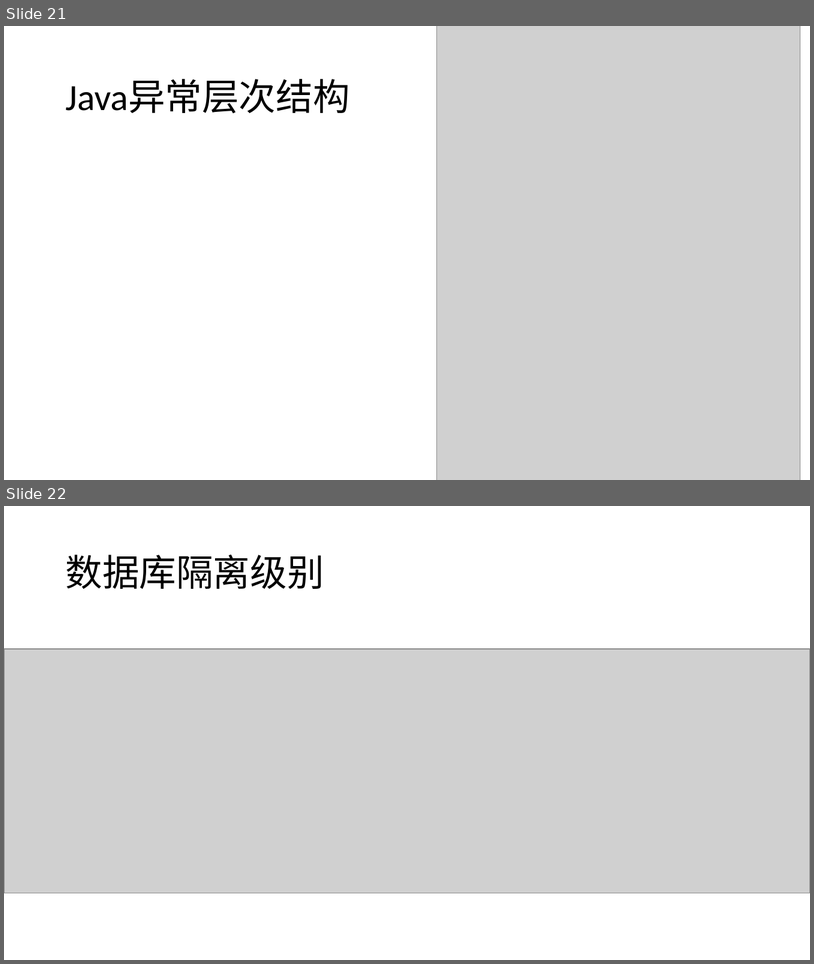
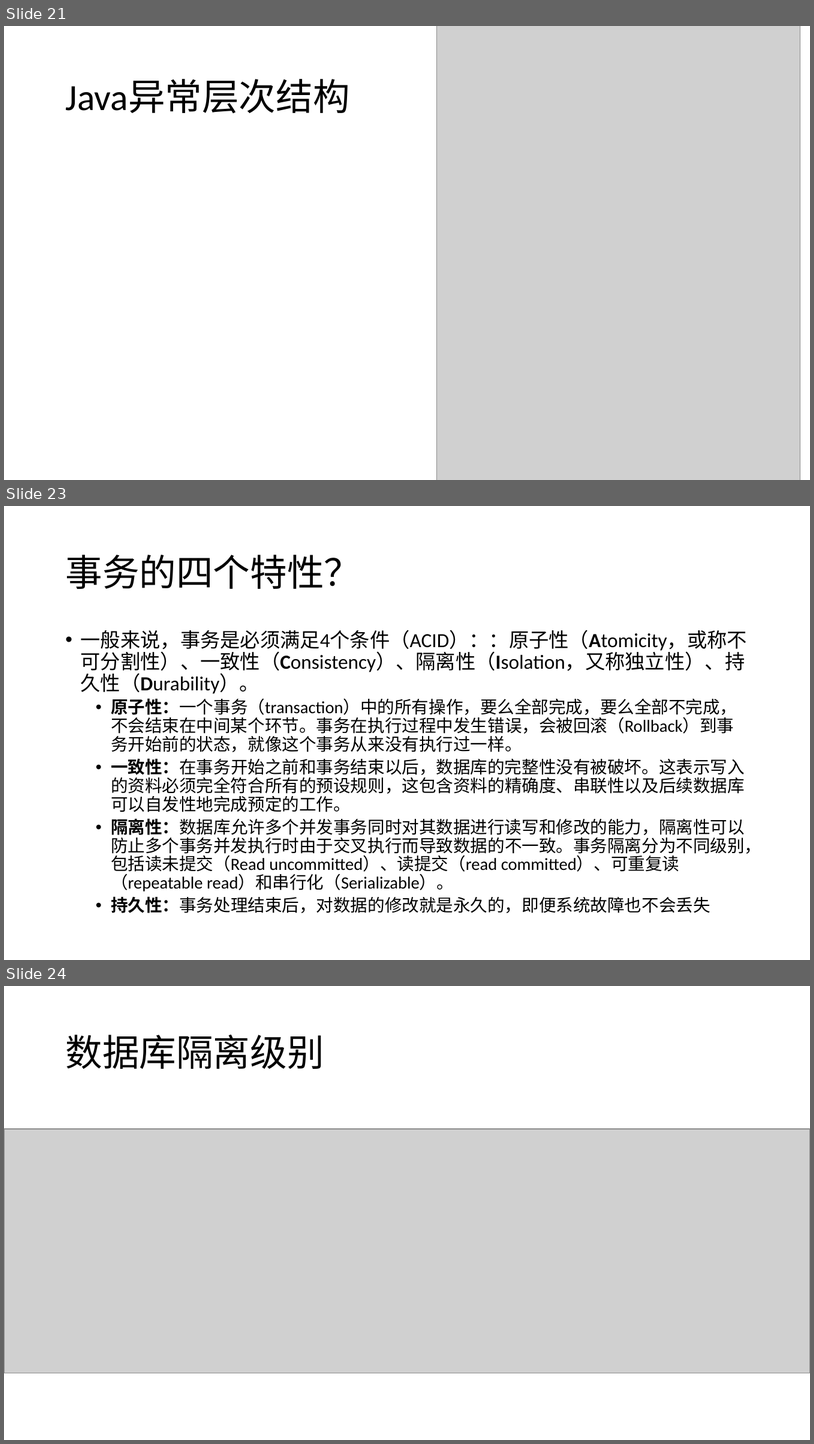
Before and after one commit to airuitian/MicroService, a slide deck: springboot/SpringBoot-3.pptx. Shown one above the other, each under a label of ours: slides 21 and 22 before the commit, slides 21, 23 and 24 after it; the slides between them are not shown. The pictures are 814x964 and 814x1444 pixels, drawn with LibreOffice and Linux fonts; fonts in the diff are those of the drawing; grey boxes stand for pictures. Boxes give left, top, right and bottom in pixels: in the first picture for what was removed or moved away, otherwise in the second. Text is boxed around its words. In the diff, an @@ line names an element or a change of style, - is before the commit and + after.

```diff
--- a/springboot/SpringBoot-3.pptx
+++ b/springboot/SpringBoot-3.pptx
@@ slide 23 added at <box>4,506,810,960</box>, background #FFFFFF @@
@@ title added at <box>65,555,361,589</box>, 44 pt, text #000000 @@
+事务的四个特性？
@@ text added at <box>81,630,762,913</box>, 20.4 pt, text #000000 @@
+• 一般来说，事务是必须满足4个条件（ACID）：：原子性（Atomicity，或称不可分割性）、一致性（Consistency）、隔离性（Isolation，又称独立性）、持久性（Durability）。
+  • 原子性：一个事务（transaction）中的所有操作，要么全部完成，要么全部不完成，不会结束在中间某个环节。事务在执行过程中发生错误，会被回滚（Rollback）到事务开始前的状态，就像这个事务从来没有执行过一样。
+  • 一致性：在事务开始之前和事务结束以后，数据库的完整性没有被破坏。这表示写入的资料必须完全符合所有的预设规则，这包含资料的精确度、串联性以及后续数据库可以自发性地完成预定的工作。
+  • 隔离性：数据库允许多个并发事务同时对其数据进行读写和修改的能力，隔离性可以防止多个事务并发执行时由于交叉执行而导致数据的不一致。事务隔离分为不同级别，包括读未提交（Read uncommitted）、读提交（read committed）、可重复读（repeatable read）和串行化（Serializable）。
+  • 持久性：事务处理结束后，对数据的修改就是永久的，即便系统故障也不会丢失
@@ what was slide 22 is now slide 24 @@
```
Also in this commit, not shown: 3 other slides added, 42 other files.
